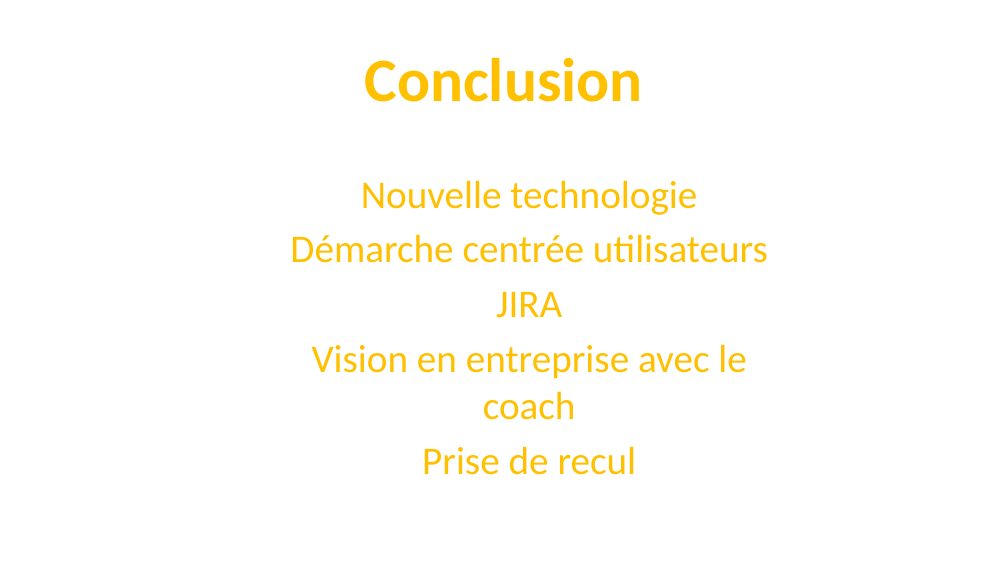
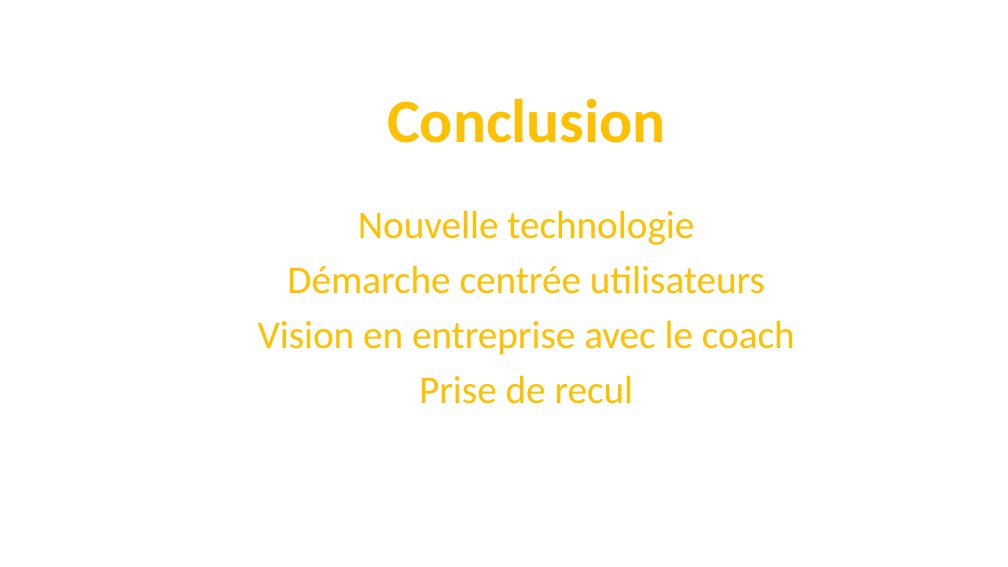
Before and after one commit to AlexisLaurent/Gestion_des_Emprunts, a slide deck: slide 47 of Livrables/D1.3 - DEF.pptx. Drawn at 1008x567 pixels with LibreOffice and Linux fonts; fonts in the diff are those of the drawing. Boxes give left, top, right and bottom in pixels: in the first picture for what was removed or moved away, otherwise in the second. Text is boxed around its words. In the diff, an @@ line names an element or a change of style, - is before the commit and + after.

```diff
--- a/Livrables/D1.3 - DEF.pptx
+++ b/Livrables/D1.3 - DEF.pptx
@@ text "Conclusion" rewrapped from <box>367,57,640,102</box> to <box>367,98,640,109</box> @@
@@ text "Nouvelle technologie": place and size @@
-text "Nouvelle technologie" at <box>290,180,768,475</box>
+text "Nouvelle technologie" at <box>258,210,795,404</box>
@@ text at <box>496,292,562,318</box>: paragraph removed @@
-  JIRA
```
Also in this commit, not shown: 2 other slides changed.
